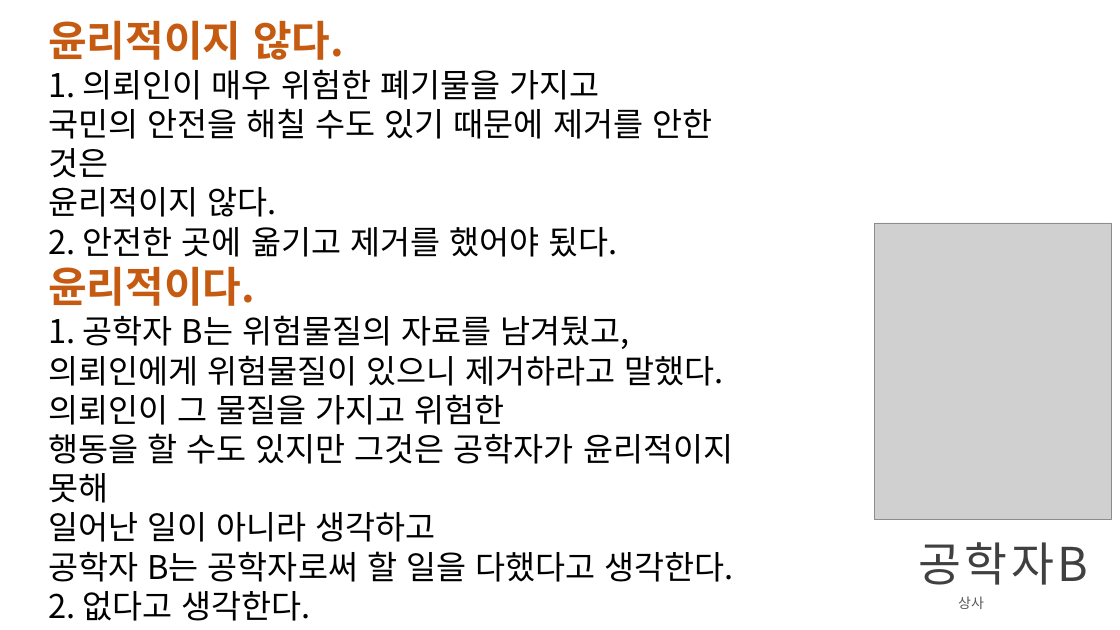
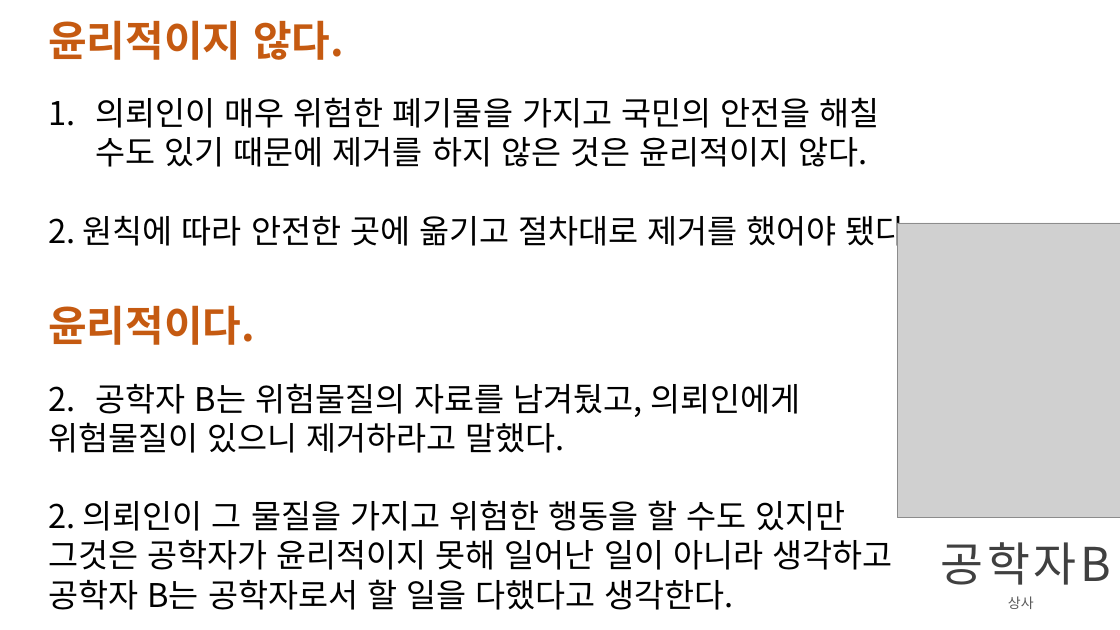
Before and after one commit to kmu-cs-rascar-2018/class-04-WooJeongHeon, a slide deck: slide 7 of 3차과제_1조(이겼조)_[사례8]공학자의 윤리적 의무_20181640안세홍, 20181644우정헌.pptx (slide 8 before the commit). Drawn at 1120x630 pixels with LibreOffice and Linux fonts; fonts in the diff are those of the drawing; grey boxes stand for pictures. Boxes give left, top, right and bottom in pixels: in the first picture for what was removed or moved away, otherwise in the second. Text is boxed around its words. In the diff, an @@ line names an element or a change of style, - is before the commit and + after.

```diff
--- a/3차과제_1조(이겼조)_[사례8]공학자의 윤리적 의무_20181640안세홍, 20181644우정헌.pptx
+++ b/3차과제_1조(이겼조)_[사례8]공학자의 윤리적 의무_20181640안세홍, 20181644우정헌.pptx
@@ text at [48,97,915,251]: text changed @@
-1. 의뢰인이 매우 위험한 폐기물을 가지고
-국민의 안전을 해칠 수도 있기 때문에 제거를 안한 것은
-윤리적이지 않다.
-2. 안전한 곳에 옮기고 제거를 했어야 됬다.
+1. 의뢰인이 매우 위험한 폐기물을 가지고 국민의 안전을 해칠 수도 있기 때문에 제거를 하지 않은 것은 윤리적이지 않다.
+2. 원칙에 따라 안전한 곳에 옮기고 절차대로 제거를 했어야 됐다.
@@ picture: place and size @@
-picture at [875,223,1112,519]
+picture at [897,223,1120,518]
@@ text at [48,383,892,610]: text changed @@
-1. 공학자 B는 위험물질의 자료를 남겨뒀고,
-의뢰인에게 위험물질이 있으니 제거하라고 말했다.
-의뢰인이 그 물질을 가지고 위험한
-행동을 할 수도 있지만 그것은 공학자가 윤리적이지 못해
-일어난 일이 아니라 생각하고
-공학자 B는 공학자로써 할 일을 다했다고 생각한다.
-2. 없다고 생각한다.
+1. 공학자 B는 위험물질의 자료를 남겨뒀고, 의뢰인에게
+위험물질이 있으니 제거하라고 말했다.
+2. 의뢰인이 그 물질을 가지고 위험한 행동을 할 수도 있지만
+그것은 공학자가 윤리적이지 못해 일어난 일이 아니라 생각하고
+공학자 B는 공학자로서 할 일을 다했다고 생각한다.
@@ text "공학자B": place and size @@
-text "공학자B" at [918,542,1088,585]
+text "공학자B" at [941,542,1111,585]
@@ text "상사": place and size @@
-text "상사" at [958,596,984,609]
+text "상사" at [1008,596,1034,609]
```
Also in this commit, not shown: 2 other slides changed, 2 slides added, 4 slides removed.
